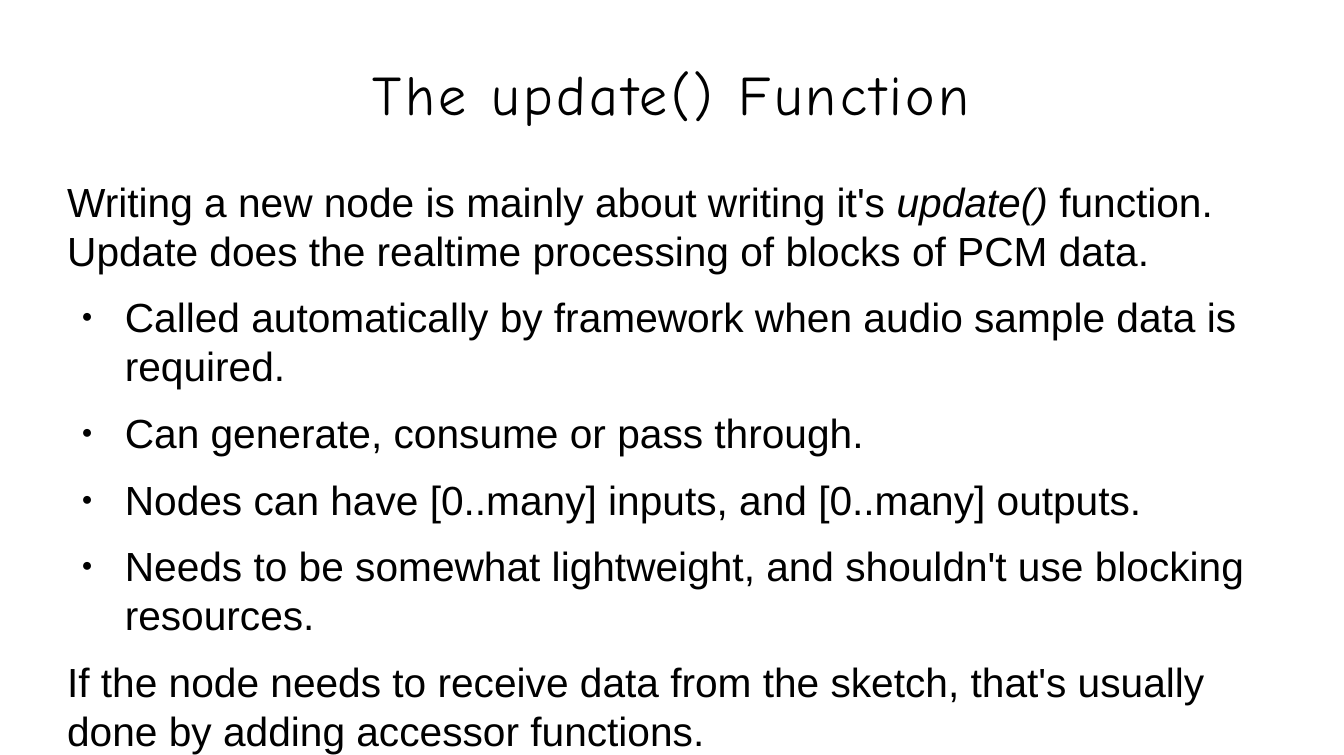
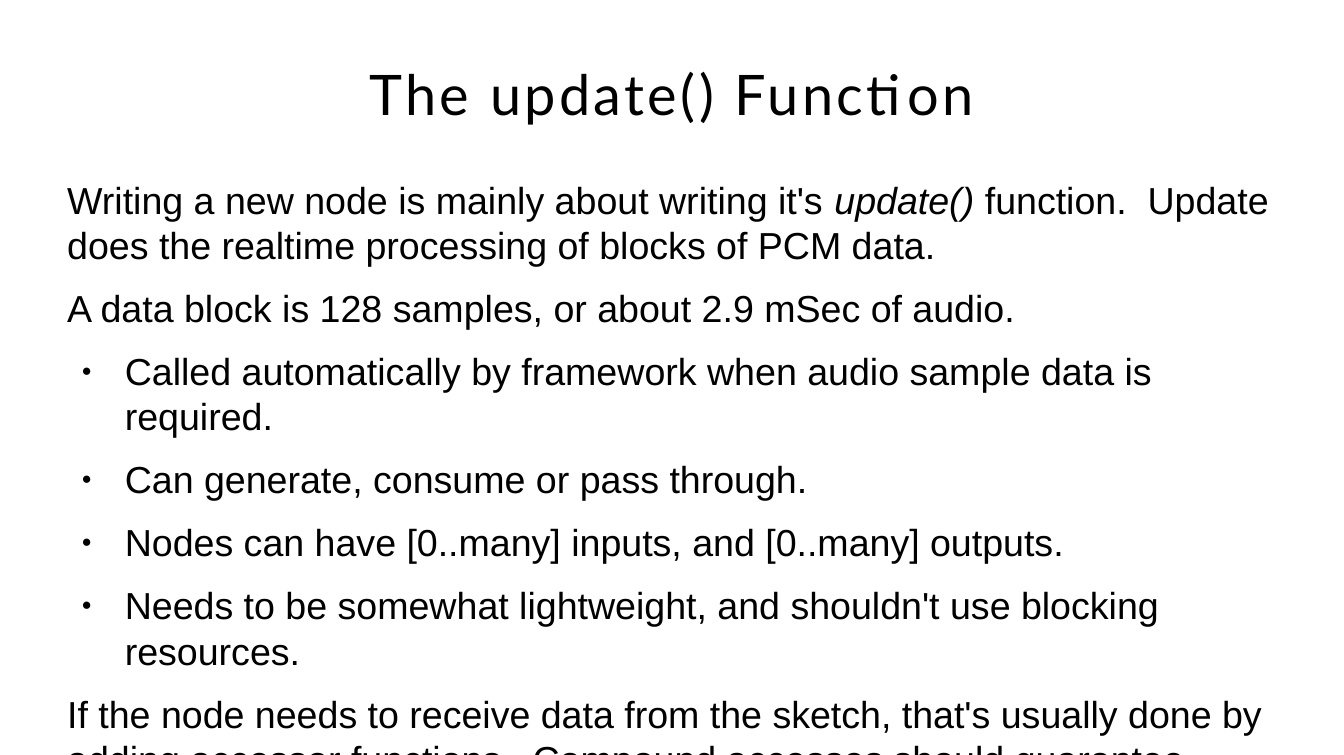
Before and after one commit to Jacquot-SFE/Teensy-synth-platform, a slide deck: slide 22 of presentation/slides/teensy-synthesis.odp (slide 21 before the commit). Drawn at 1344x755 pixels with LibreOffice and Linux fonts; fonts in the diff are those of the drawing; background and template pictures are left out. Boxes give left, top, right and bottom in pixels: in the first picture for what was removed or moved away, otherwise in the second. Text is boxed around its words. In the diff, an @@ line names an element or a change of style, - is before the commit and + after.

```diff
--- a/presentation/slides/teensy-synthesis.odp
+++ b/presentation/slides/teensy-synthesis.odp
@@ title "The update() Function" at <box>369,72,714,125</box>: font Comic Neue to Lato @@
@@ text at <box>67,186,1269,666</box>: size 24 to 22.2 pt in "Writing a new node is mainly about ...", "Called automatically by framework when audio sample ...", "Can generate, consume or pass through.", "Nodes can have [0..many] inputs, and [0..many] ..." and 1 more places @@
@@ text at <box>67,294,1014,329</box>: paragraph added @@
+A data block is 128 samples, or about 2.9 mSec of audio.
@@ text at <box>67,700,1262,735</box>: text changed; size 24 to 22.2 pt @@
-If the node needs to receive data from the sketch, that's usually done by adding accessor functions.
+If the node needs to receive data from the sketch, that's usually done by adding accessor functions. Compound accesses should guarantee atomicity.
```
Also in this commit, not shown: 27 other slides changed, 1 slide added, 11 other files.
